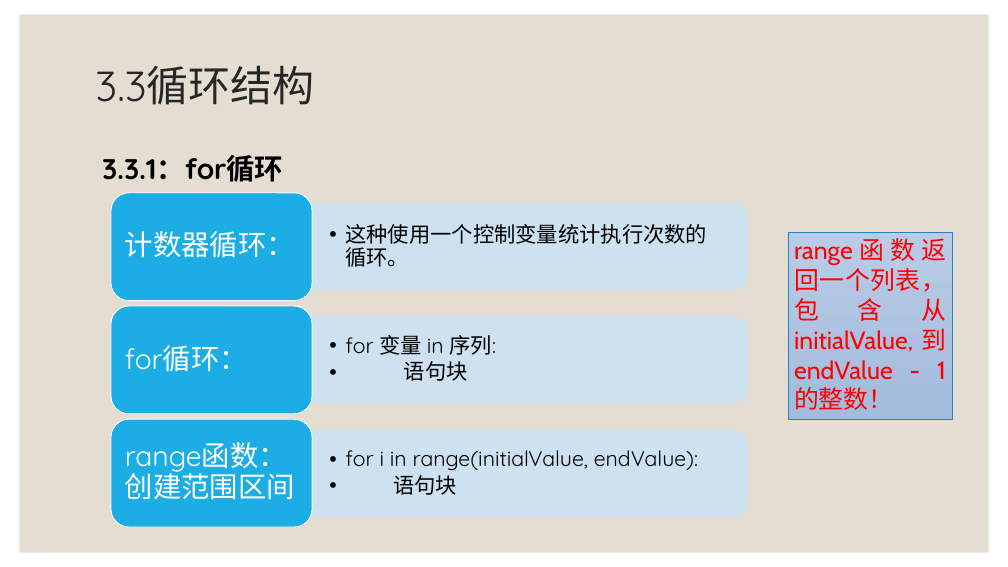
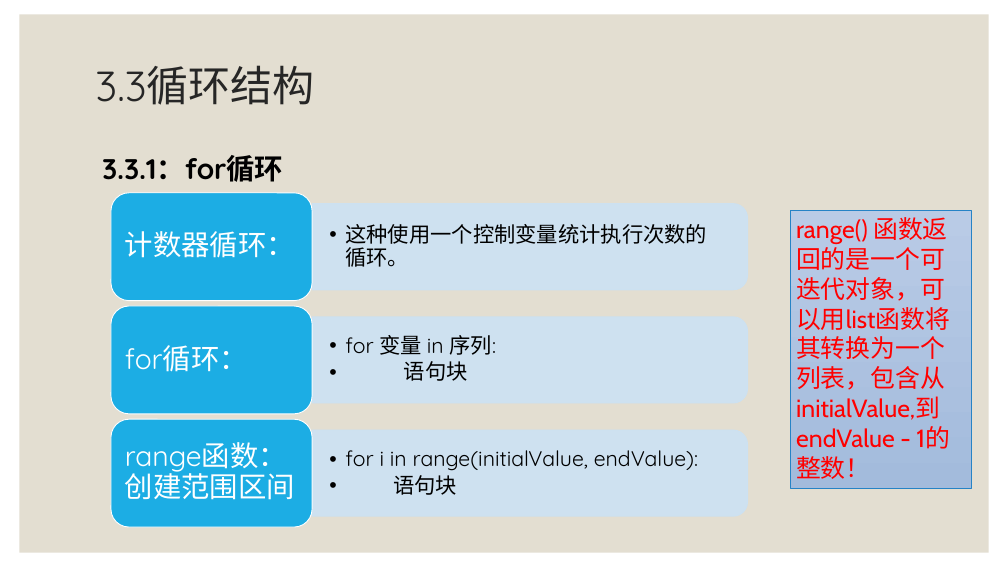
Before and after one commit to zhangjianzhang/programming_basics, a slide deck: slide 15 of files/slides/lecture_5.pptx. Drawn at 1008x567 pixels with LibreOffice and Linux fonts; fonts in the diff are those of the drawing. Boxes give left, top, right and bottom in pixels: in the first picture for what was removed or moved away, otherwise in the second. Text is boxed around its words. In the diff, an @@ line names an element or a change of style, - is before the commit and + after.

```diff
--- a/files/slides/lecture_5.pptx
+++ b/files/slides/lecture_5.pptx
@@ rectangle "range() 函数返回的是一个可迭代对象，可以用list函数将其转换为一个列表，包含从initialValue,到en ...": place and size @@
-rectangle "range() 函数返回的是一个可迭代对象，可以用list函数将其转换为一个列表，包含从initialValue,到en ..." at (788,232,952,419)
+rectangle "range() 函数返回的是一个可迭代对象，可以用list函数将其转换为一个列表，包含从initialValue,到en ..." at (790,211,971,488)
@@ text in rectangle at (796,217,950,448): text changed @@
-range函数返回一个列表，包含从initialValue,到endValue - 1的整数！
+range() 函数返回的是一个可迭代对象，可以用list函数将其转换为一个列表，包含从initialValue,到endValue - 1的整数！
```
Also in this commit, not shown: 2 other slides changed, 4 other files.
